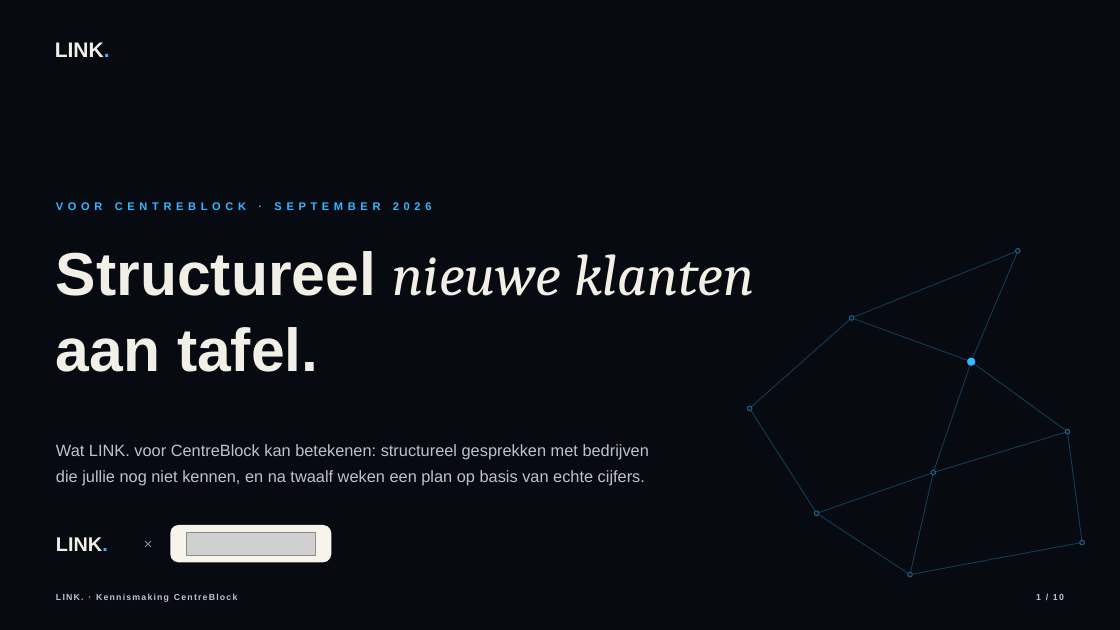
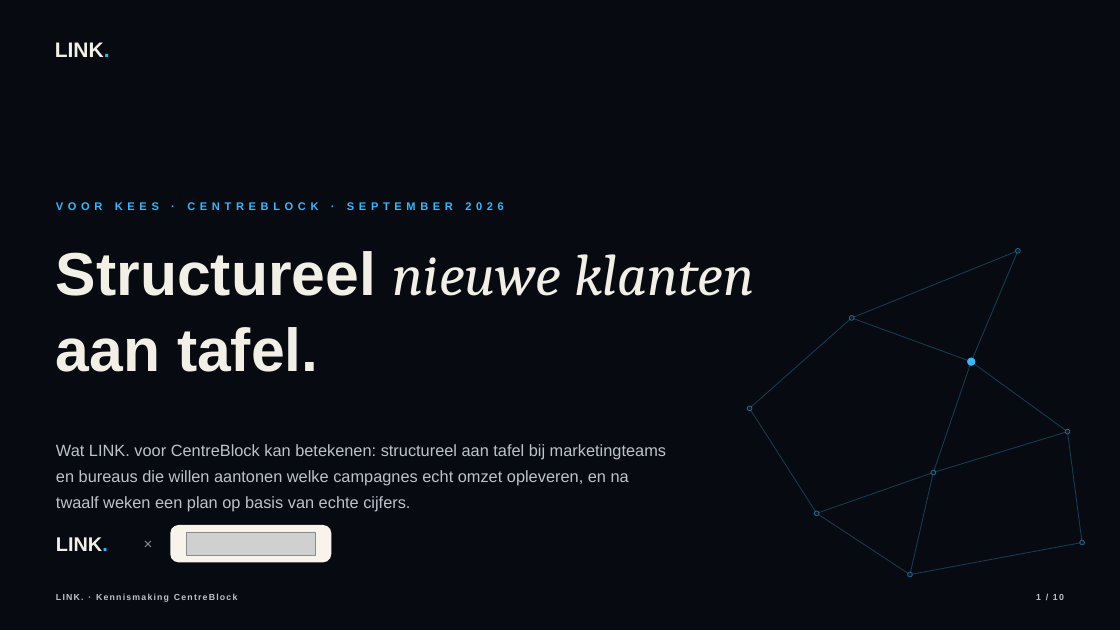
Before and after one commit to hens-lang/Test, a slide deck: slide 1 of output/LINK. kennismaking CentreBlock.pptx. Drawn at 1120x630 pixels with LibreOffice and Linux fonts; fonts in the diff are those of the drawing; grey boxes stand for pictures. Boxes give left, top, right and bottom in pixels: in the first picture for what was removed or moved away, otherwise in the second. Text is boxed around its words. In the diff, an @@ line names an element or a change of style, - is before the commit and + after.

```diff
--- a/output/LINK. kennismaking CentreBlock.pptx
+++ b/output/LINK. kennismaking CentreBlock.pptx
@@ text at box(56, 196, 990, 216): text changed @@
-VOOR CENTREBLOCK · SEPTEMBER 2026
+VOOR KEES · CENTREBLOCK · SEPTEMBER 2026
@@ text at box(56, 444, 666, 512): text changed @@
-Wat LINK. voor CentreBlock kan betekenen: structureel gesprekken met bedrijven die jullie nog niet kennen, en na twaalf weken een plan op basis van echte cijfers.
+Wat LINK. voor CentreBlock kan betekenen: structureel aan tafel bij marketingteams en bureaus die willen aantonen welke campagnes echt omzet opleveren, en na twaalf weken een plan op basis van echte cijfers.
```
Also in this commit, not shown: 6 other slides changed, 10 other files.
